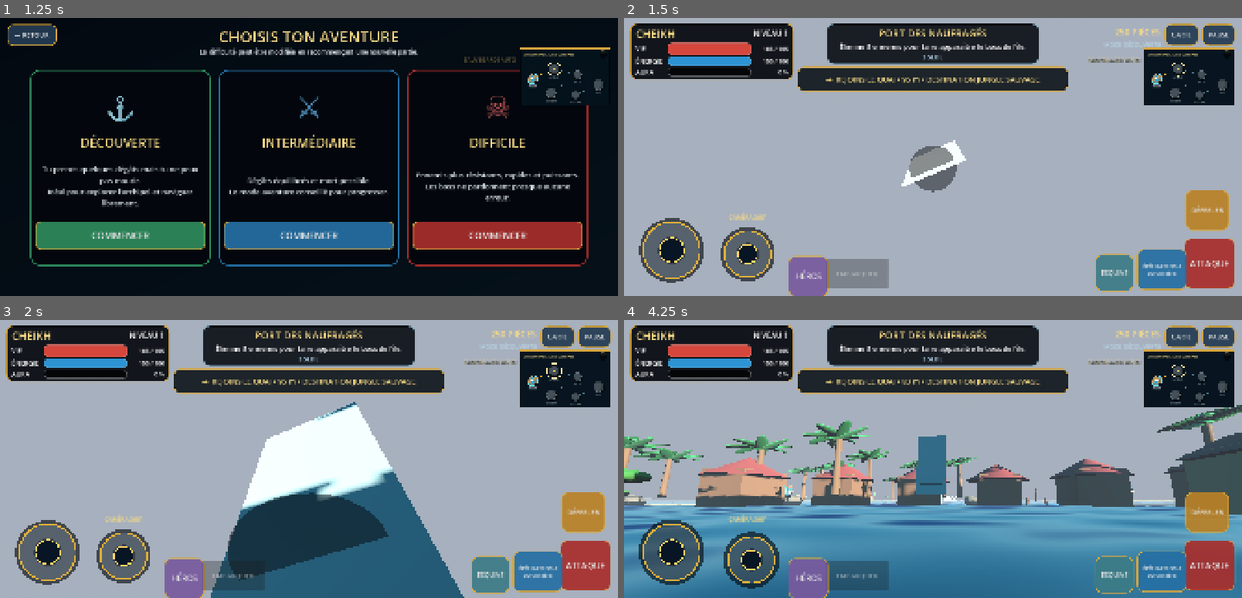
Above: before the commit, frames 1-4 (two rows, left to right).
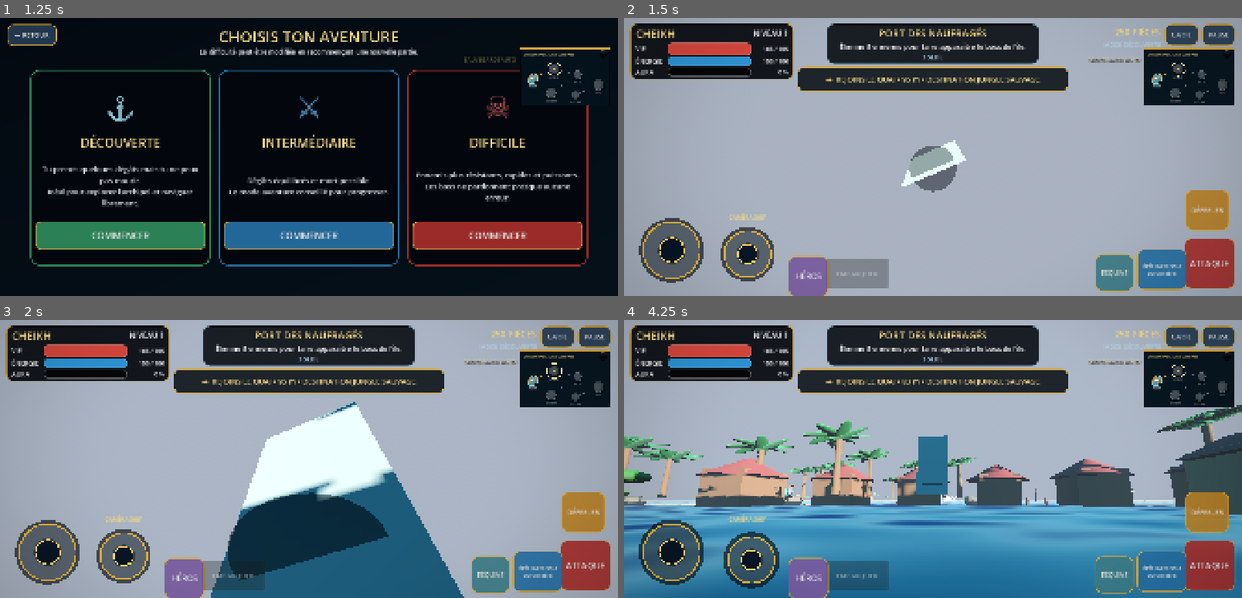
Above: after the commit, the same moments.

Repository: Chasmet/Chk-pirate-warrior-
Game: Godot game, scene res://scenes/main.tscn
Two runs of this game, one before a commit and one after it. Both use one fixed random seed, a clock stepped at 60 frames per second and the inputs below.
Inputs (mouse positions are in pixels of both pictures, inside the frame that each line leads up to):
- Up to frame 1 (1.25 s): click (123, 84) at 0.52 s
- Up to frame 2 (1.5 s): click "COMMENCER" at 1.25 s
- Up to frame 3 (2 s): no input
- Up to frame 4 (4.25 s): drag from (1038, 495) to (994, 397) at 2.02 s; drag from (673, 553) to (902, 514) at 2.77 s; move the mouse to (753, 559) at 3.52 s; hold D (move_right) from 3.53 s (still down); tap Shift (dodge) at 3.6 s; click (753, 559) at 3.67 s

Frame 1 is identical in both runs. In frame 2, 0.7% of the frame differs, in the area x 0-100%, y 0-100%; in frame 3, less than 0.1%; in frame 4, 0.8%, in the area x 0-99%, y 1-98%.

Commit message:
feat(aaa): activer la passe V3.2 et le démarrage illustré

Diff:
--- a/godot/project.godot
+++ b/godot/project.godot
@@ -1,18 +1,21 @@
-; CHK Pirate Warrior V2 — Godot 4.7.1
+; CHK Pirate Warrior — Godot 4.7.1
 ; Monde ouvert 3D mobile en français.
-; Les héros utilisent des textures JPEG détourées dédiées à Android.
+; Passe V3.2 : intégration monde des héros et présentation cinématique.
 
 config_version=5
 
 [application]
 
-config/name="CHK Pirate Warrior V3.0 Studio"
+config/name="CHK Pirate Warrior V3.2 AAA"
 run/main_scene="res://scenes/main.tscn"
 run/max_fps=60
 config/icon="res://assets/ui/icon_512.png"
 config/features=PackedStringArray("4.7", "Mobile")
 boot_splash/bg_color=Color(0.012, 0.026, 0.052, 1)
-boot_splash/show_image=false
+boot_splash/show_image=true
+boot_splash/image="res://assets/ui/menu_reference.jpg"
+boot_splash/fullsize=true
+boot_splash/use_filter=true
 
 [autoload]
 
@@ -24,6 +27,7 @@
 StudioGameplayUpgrade="*res://scripts/studio_gameplay_upgrade.gd"
 ArchipelagoMinimap="*res://scripts/archipelago_minimap.gd"
 TargetHealthHud="*res://scripts/target_health_hud.gd"
+AAAPresentationDirector="*res://scripts/aaa_presentation_director.gd"
 
 [display]
 
@@ -43,7 +47,7 @@
 renderer/rendering_method.mobile="gl_compatibility"
 renderer/rendering_method.web="gl_compatibility"
 textures/default_filters/use_nearest_mipmap_filter=false
-textures/default_filters/anisotropic_filtering_level=4
+textures/default_filters/anisotropic_filtering_level=8
 textures/vram_compression/import_etc2_astc=true
 lights_and_shadows/directional_shadow/size=2048
 anti_aliasing/quality/msaa_3d=2
